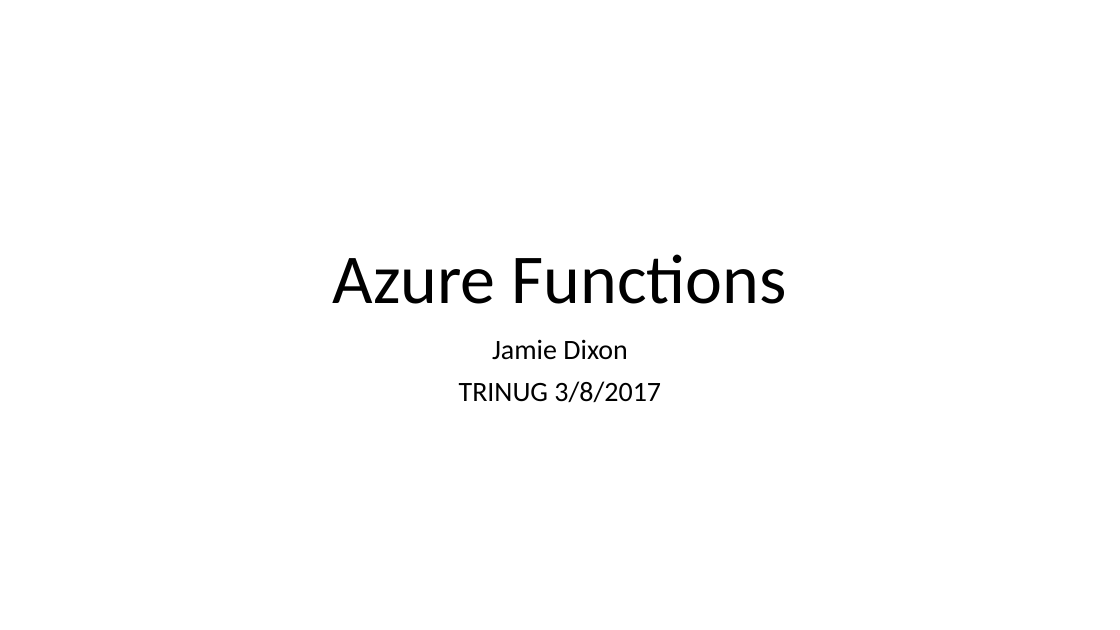
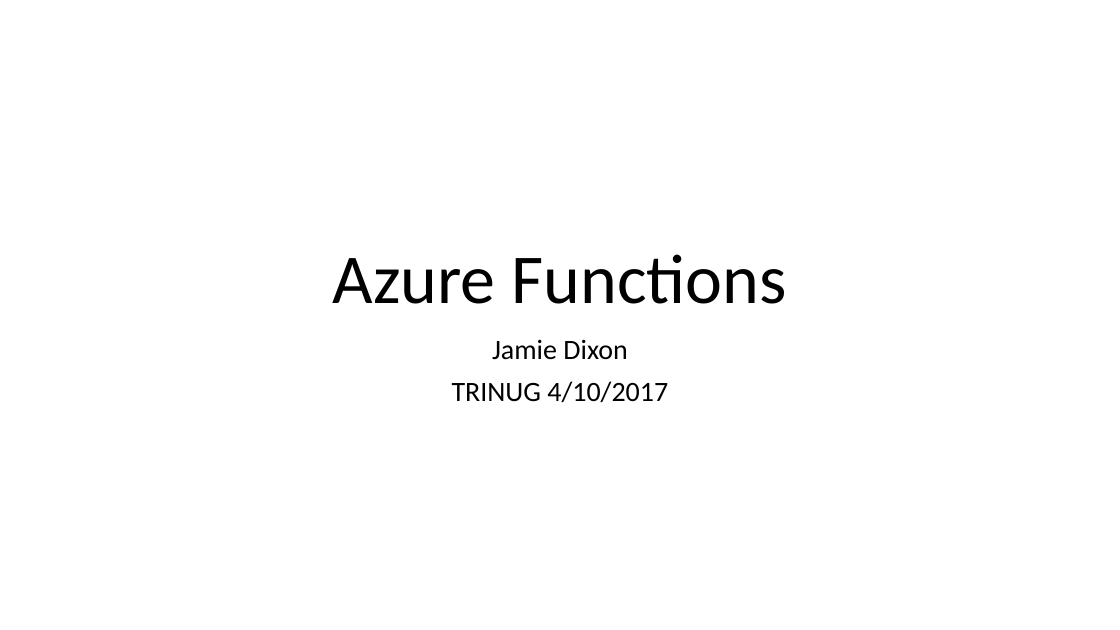
Before and after one commit to jamessdixon/Trinug.MainMeeting.March2017, a slide deck: slide 1 of Presentation/AzureFunctions.pptx. Drawn at 1120x630 pixels with LibreOffice and Linux fonts; fonts in the diff are those of the drawing. Boxes give left, top, right and bottom in pixels: in the first picture for what was removed or moved away, otherwise in the second. Text is boxed around its words. In the diff, an @@ line names an element or a change of style, - is before the commit and + after.

```diff
--- a/Presentation/AzureFunctions.pptx
+++ b/Presentation/AzureFunctions.pptx
@@ subtitle at (452, 381, 668, 402): text changed @@
-TRINUG 3/8/2017
+TRINUG 4/10/2017
```
Also in this commit, not shown: 7 other slides changed, 5 other files.
